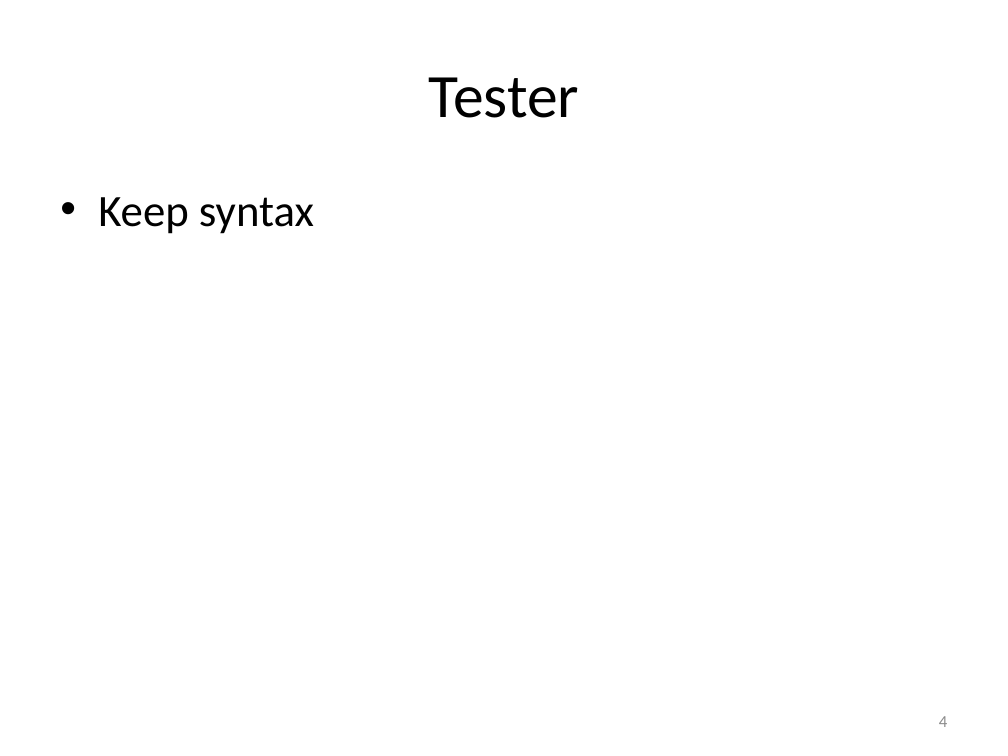
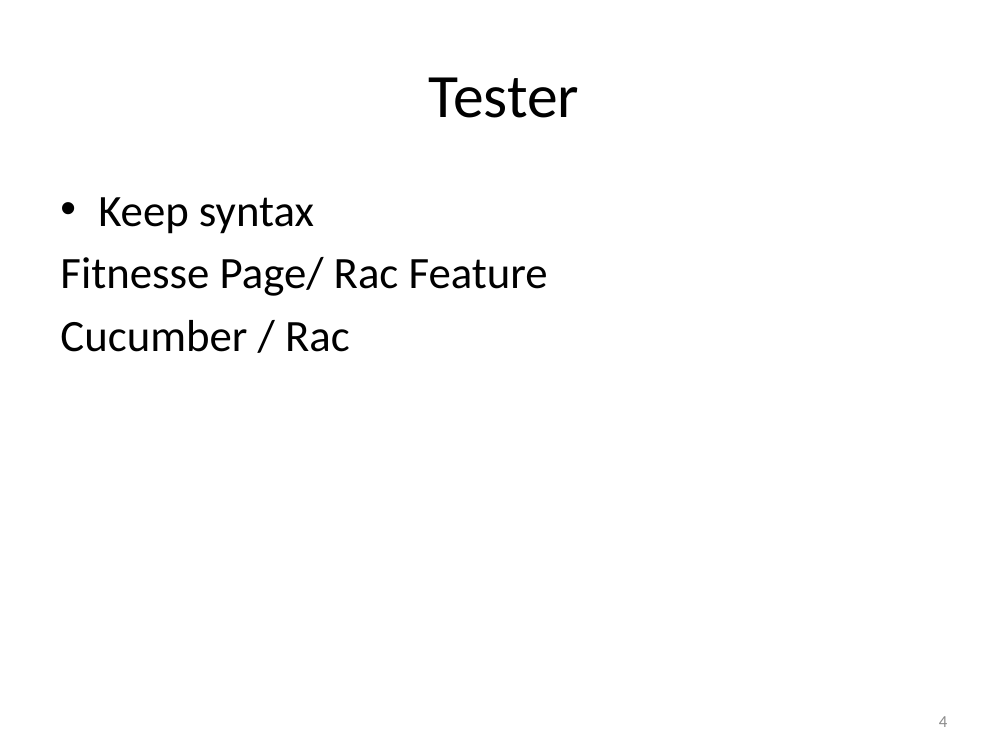
Before and after one commit to msuarz/portfolio, a slide deck: slide 4 of agile2011/presentation.pptx. Drawn at 1008x756 pixels with LibreOffice and Linux fonts; fonts in the diff are those of the drawing. Boxes give left, top, right and bottom in pixels: in the first picture for what was removed or moved away, otherwise in the second. Text is boxed around its words. In the diff, an @@ line names an element or a change of style, - is before the commit and + after.

```diff
--- a/agile2011/presentation.pptx
+++ b/agile2011/presentation.pptx
@@ text at box(60, 257, 548, 352): paragraphs added @@
+Fitnesse Page/ Rac Feature
+Cucumber / Rac
```
Also in this commit, not shown: 12 other slides changed, 1 slide added, 2 slides removed, 1 other file.
